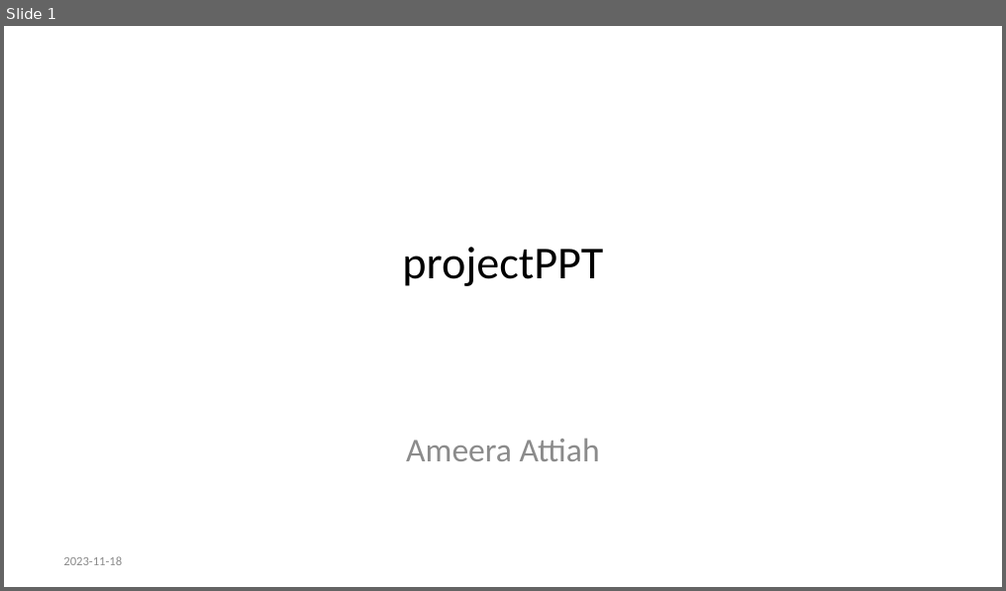
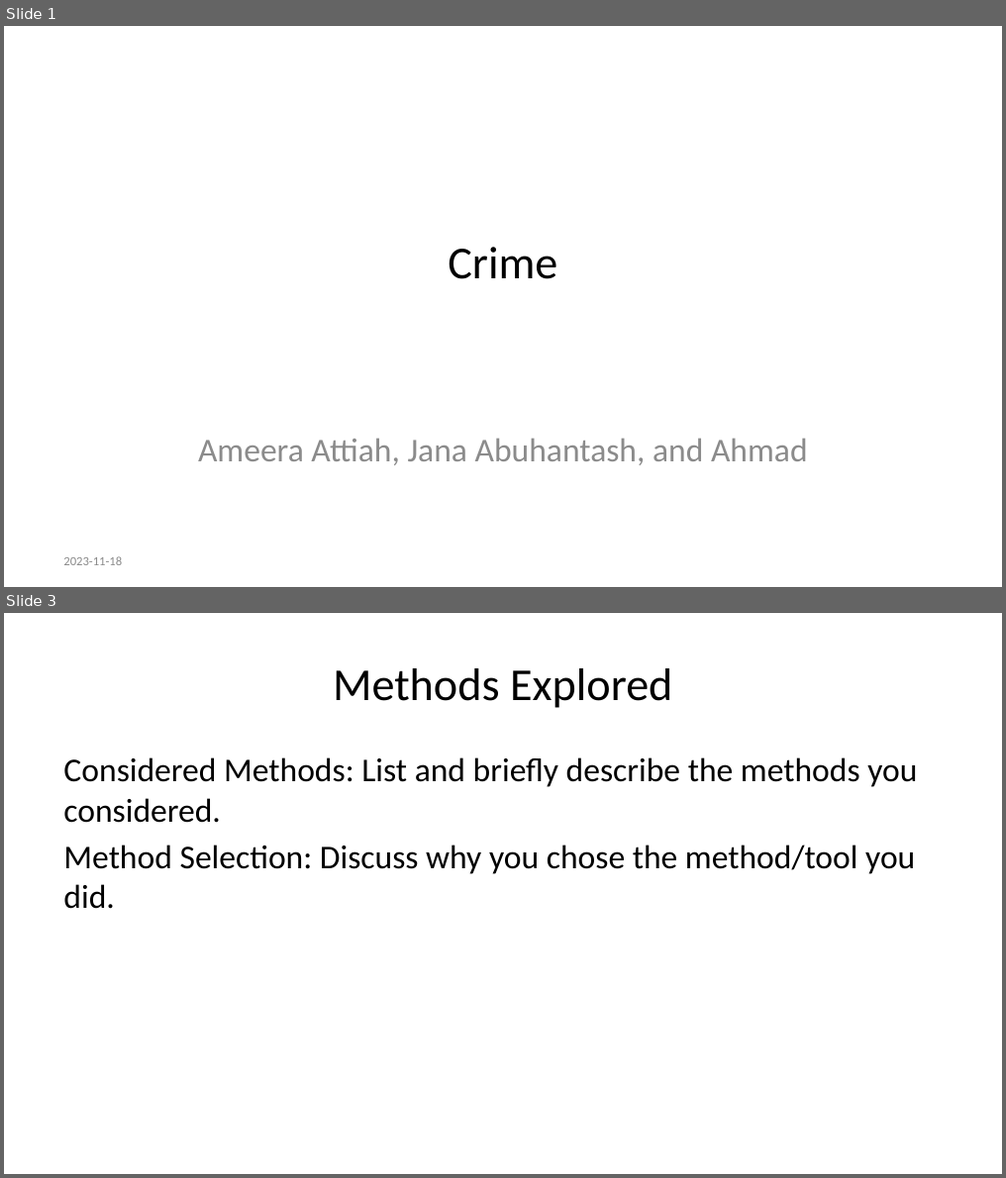
Before and after one commit to ameeraattiah/projectPPT, a slide deck: projectPPT.pptx. Shown one above the other, each under a label of ours: slide 1 before the commit, slides 1 and 3 after it; the slides between them are not shown. The pictures are 1006x591 and 1006x1178 pixels, drawn with LibreOffice and Linux fonts; fonts in the diff are those of the drawing. Boxes give left, top, right and bottom in pixels: in the first picture for what was removed or moved away, otherwise in the second. Text is boxed around its words. In the diff, an @@ line names an element or a change of style, - is before the commit and + after.

```diff
--- a/projectPPT.pptx
+++ b/projectPPT.pptx
@@ slide 3 added at <box>4,613,1002,1174</box>, background #FFFFFF @@
@@ title added at <box>333,668,672,708</box>, 33 pt, text #000000 @@
+Methods Explored
@@ text added at <box>63,758,917,909</box>, 24 pt, text #000000 @@
+Considered Methods: List and briefly describe the methods you considered.
+Method Selection: Discuss why you chose the method/tool you did.
@@ slide 1 changed as well @@
@@ title at <box>448,247,557,279</box>: text changed @@
-projectPPT
+Crime
@@ subtitle at <box>198,438,808,466</box>: text changed @@
-Ameera Attiah
+Ameera Attiah, Jana Abuhantash, and Ahmad
```
Also in this commit, not shown: 1 other slide changed, 3 other slides added, 3 slides removed, 2 other files.
